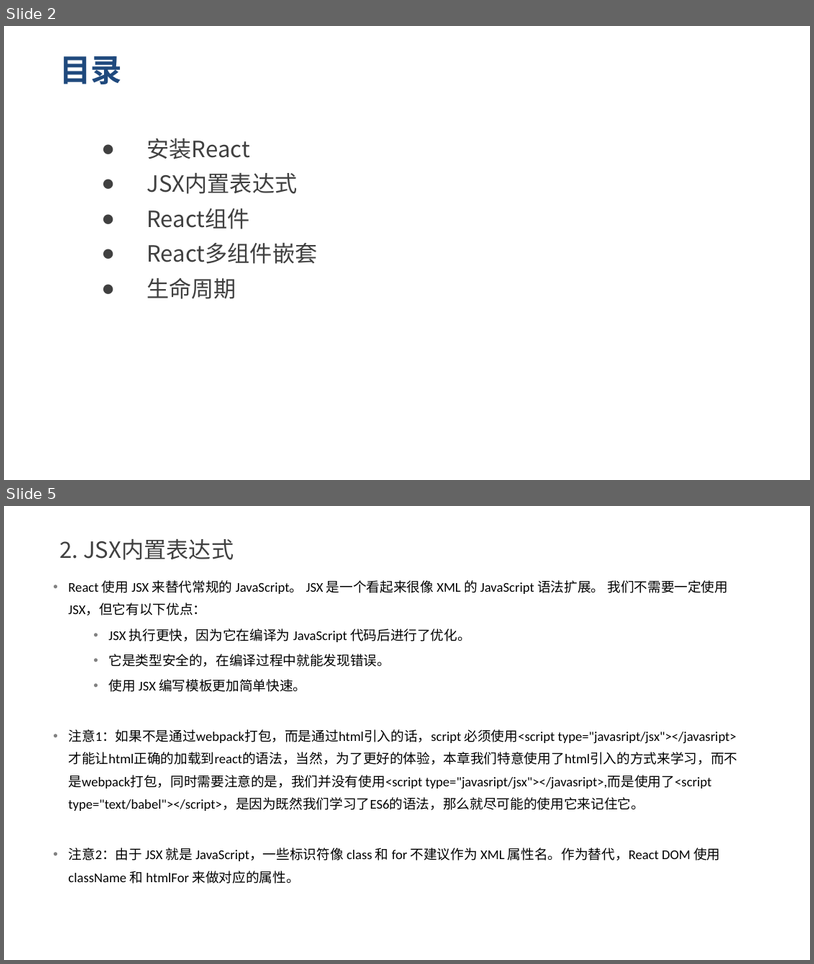
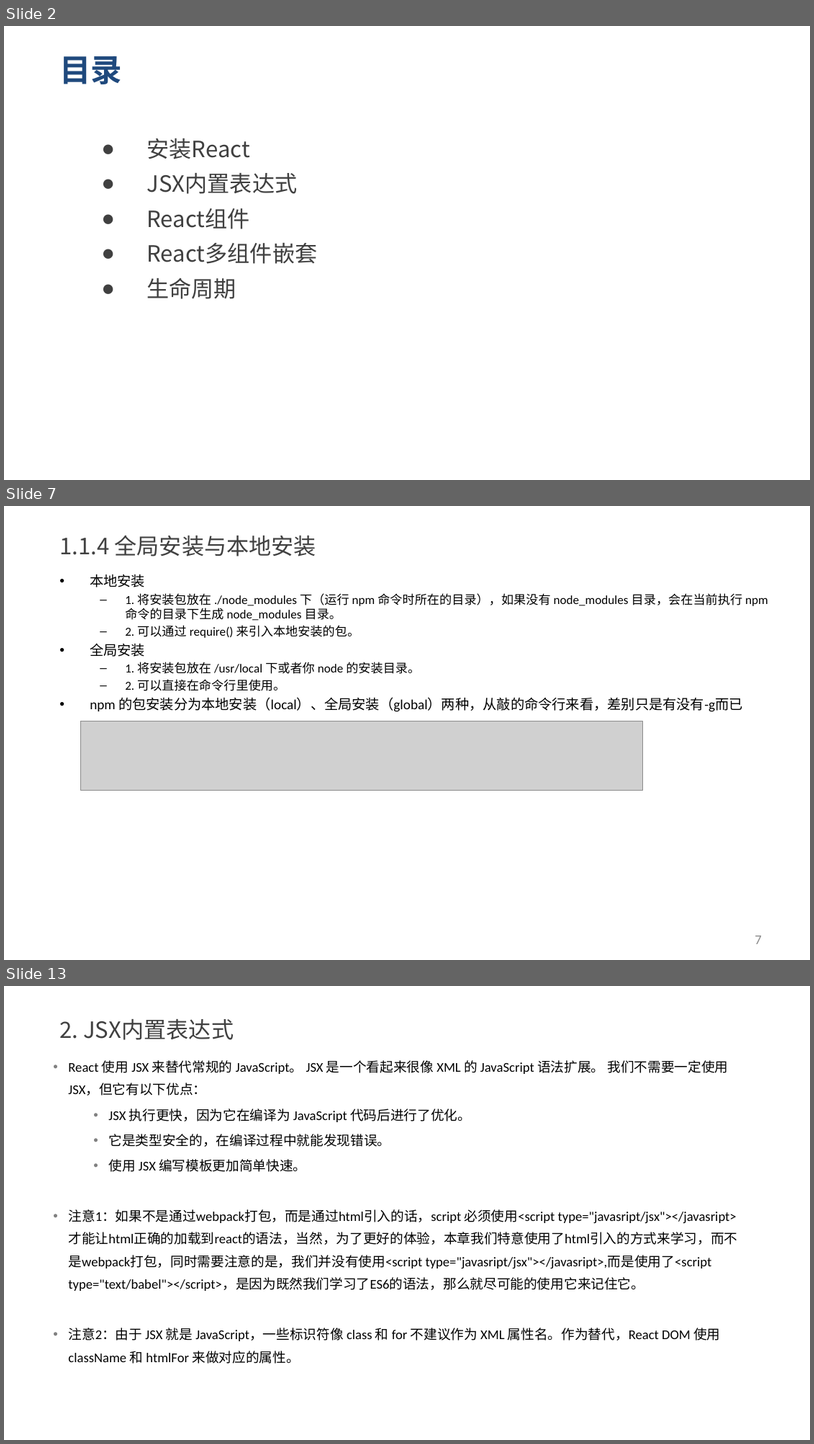
Before and after one commit to yxl2628/reactjs, a slide deck: ppt/01 React基础.pptx. Shown one above the other, each under a label of ours: slides 2 and 5 before the commit, slides 2, 7 and 13 after it; the slides between them are not shown. The pictures are 814x964 and 814x1444 pixels, drawn with LibreOffice and Linux fonts; fonts in the diff are those of the drawing; grey boxes stand for pictures. Boxes give left, top, right and bottom in pixels: in the first picture for what was removed or moved away, otherwise in the second. Text is boxed around its words. In the diff, an @@ line names an element or a change of style, - is before the commit and + after.

```diff
--- a/ppt/01 React基础.pptx
+++ b/ppt/01 React基础.pptx
@@ slide 7 added at (4,506,810,960), background #FFFFFF @@
@@ title added at (59,535,316,556), 20 pt, text #404040 @@
+1.1.4 全局安装与本地安装
@@ text added at (90,574,769,712), 11 pt, text #000000 @@
+• 本地安装
+  – 1. 将安装包放在 ./node_modules 下（运行 npm 命令时所在的目录），如果没有 node_modules 目录，会在当前执行 npm 命令的目录下生成 node_modules 目录。
+  – 2. 可以通过 require() 来引入本地安装的包。
+• 全局安装
+  – 1. 将安装包放在 /usr/local 下或者你 node 的安装目录。
+  – 2. 可以直接在命令行里使用。
+• npm 的包安装分为本地安装（local）、全局安装（global）两种，从敲的命令行来看，差别只是有没有-g而已
@@ picture added at (80,721,643,790) @@
@@ page number added at (755,935,761,944), 12 pt, text #8C8C8C @@
+7
@@ what was slide 5 is now slide 13 @@
```
Also in this commit, not shown: 2 slides changed, 7 other slides added.
